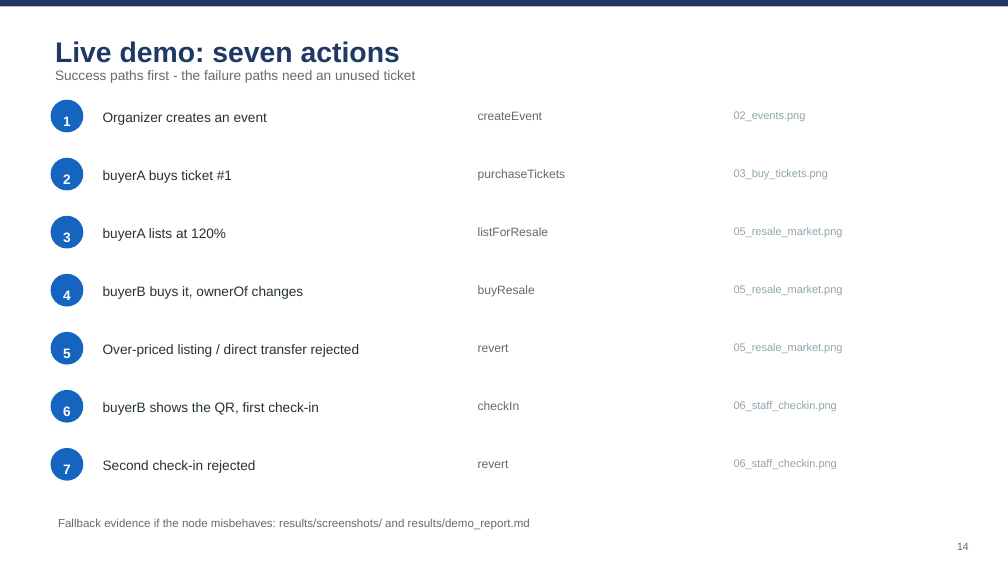
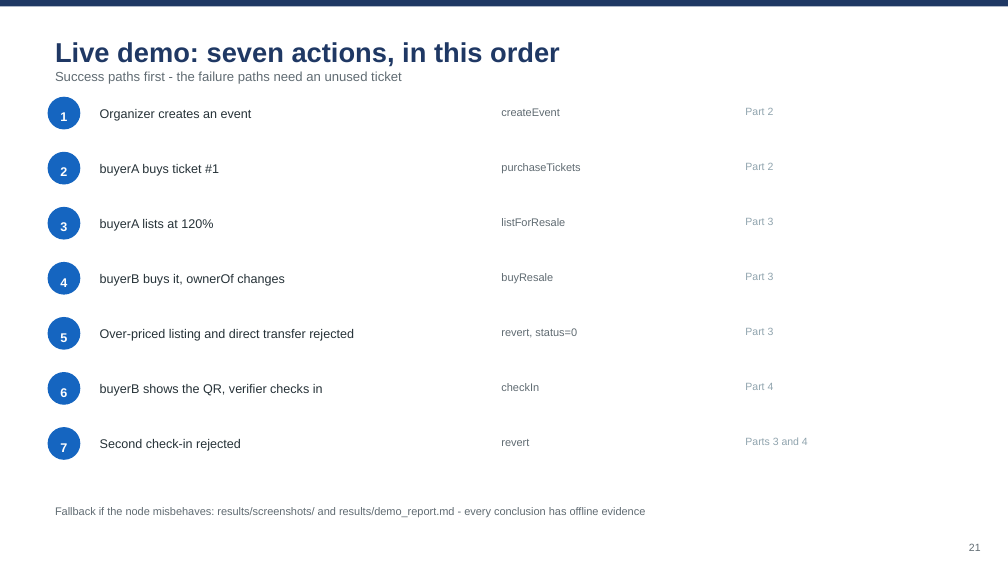
Before and after one commit to wangzai-dao/FTEC5520_AntiScalping, a slide deck: slide 21 of presentation/final_presentation.pptx (slide 14 before the commit). Drawn at 1008x567 pixels with LibreOffice and Linux fonts; fonts in the diff are those of the drawing. Boxes give left, top, right and bottom in pixels: in the first picture for what was removed or moved away, otherwise in the second. Text is boxed around its words. In the diff, an @@ line names an element or a change of style, - is before the commit and + after.

```diff
--- a/presentation/final_presentation.pptx
+++ b/presentation/final_presentation.pptx
@@ text at [55,42,560,67]: text changed; size 27 to 26 pt @@
-Live demo: seven actions
+Live demo: seven actions, in this order
@@ text "Success paths first - the ..." at [55,71,402,84]: size 13 to 12.5 pt @@
@@ text "createEvent": place and size @@
-text "createEvent" at [478,111,542,120]
+text "createEvent" at [501,108,559,116]
@@ text at [745,108,774,115]: text changed; size 10.5 to 10 pt @@
-02_events.png
+Part 2
@@ ellipse: place and size @@
-ellipse at [51,158,83,191]
+ellipse at [48,152,80,185]
@@ text "purchaseTickets": place and size @@
-text "purchaseTickets" at [478,169,566,181]
+text "purchaseTickets" at [501,163,580,173]
@@ text at [745,163,774,170]: text changed; size 10.5 to 10 pt @@
-03_buy_tickets.png
+Part 2
@@ text "buyerA lists at 120%": place and size @@
-text "buyerA lists at 120%" at [103,228,226,241]
+text "buyerA lists at 120%" at [100,219,213,231]
@@ text "listForResale": place and size @@
-text "listForResale" at [478,227,549,236]
+text "listForResale" at [501,218,565,226]
@@ text at [745,218,774,225]: text changed; size 10.5 to 10 pt @@
-05_resale_market.png
+Part 3
@@ 2 texts, 2 ellipses: place and size @@
-2 texts, 2 ellipses at [51,216,83,306]
+2 texts, 2 ellipses at [48,207,80,294]
@@ text "buyerB buys it, ownerOf changes": place and size @@
-text "buyerB buys it, ownerOf changes" at [103,286,304,299]
+text "buyerB buys it, ownerOf changes" at [100,274,285,286]
@@ text "buyResale": place and size @@
-text "buyResale" at [478,285,535,297]
+text "buyResale" at [501,273,553,283]
@@ text at [745,273,774,280]: text changed; size 10.5 to 10 pt @@
-05_resale_market.png
+Part 3
@@ text "5": place and size @@
-text "5" at [63,348,71,358]
+text "5" at [60,333,67,342]
@@ ellipse: place and size @@
-ellipse at [51,332,83,364]
+ellipse at [48,317,80,349]
@@ text at [100,329,354,341]: text changed; size 13 to 12 pt @@
-Over-priced listing / direct transfer rejected
+Over-priced listing and direct transfer rejected
@@ text at [501,328,577,338]: text changed; size 11.5 to 10.5 pt @@
-revert
+revert, status=0
@@ text at [745,328,774,335]: text changed; size 10.5 to 10 pt @@
-05_resale_market.png
+Part 3
@@ text at [100,384,323,396]: text changed; size 13 to 12 pt @@
-buyerB shows the QR, first check-in
+buyerB shows the QR, verifier checks in
@@ text "checkIn": place and size @@
-text "checkIn" at [478,401,520,410]
+text "checkIn" at [501,383,539,391]
@@ text at [745,383,774,390]: text changed; size 10.5 to 10 pt @@
-06_staff_checkin.png
+Part 4
@@ 2 texts, 2 ellipses: place and size @@
-2 texts, 2 ellipses at [51,390,83,481]
+2 texts, 2 ellipses at [48,372,80,460]
@@ size 13 to 12 pt in 12 elements at [60,112,67,121], [60,167,67,176], [60,222,67,231], [60,278,67,287], [100,109,252,121], [60,333,67,342], [100,164,219,176], [60,388,67,397], [100,219,213,231], [60,443,67,452], [100,274,285,286], [100,439,241,451] @@
@@ text "Second check-in rejected": place and size @@
-text "Second check-in rejected" at [103,460,255,473]
+text "Second check-in rejected" at [100,439,241,451]
@@ size 11.5 to 10.5 pt in 6 elements at [501,108,559,116], [501,163,580,173], [501,218,565,226], [501,273,553,283], [501,383,539,391], [501,439,529,446] @@
@@ text "revert": place and size @@
-text "revert" at [478,460,509,468]
+text "revert" at [501,439,529,446]
@@ text at [745,437,808,445]: text changed; size 10.5 to 10 pt @@
-06_staff_checkin.png
+Parts 3 and 4
@@ text at [55,507,646,517]: text changed; size 11 to 10.5 pt @@
-Fallback evidence if the node misbehaves: results/screenshots/ and results/demo_report.md
+Fallback if the node misbehaves: results/screenshots/ and results/demo_report.md - every conclusion has offline evidence
@@ text at [969,543,981,551]: text changed @@
-14
+21
```
Also in this commit, not shown: 3 other slides changed, 18 slides added, 11 slides removed, 1 other file.
